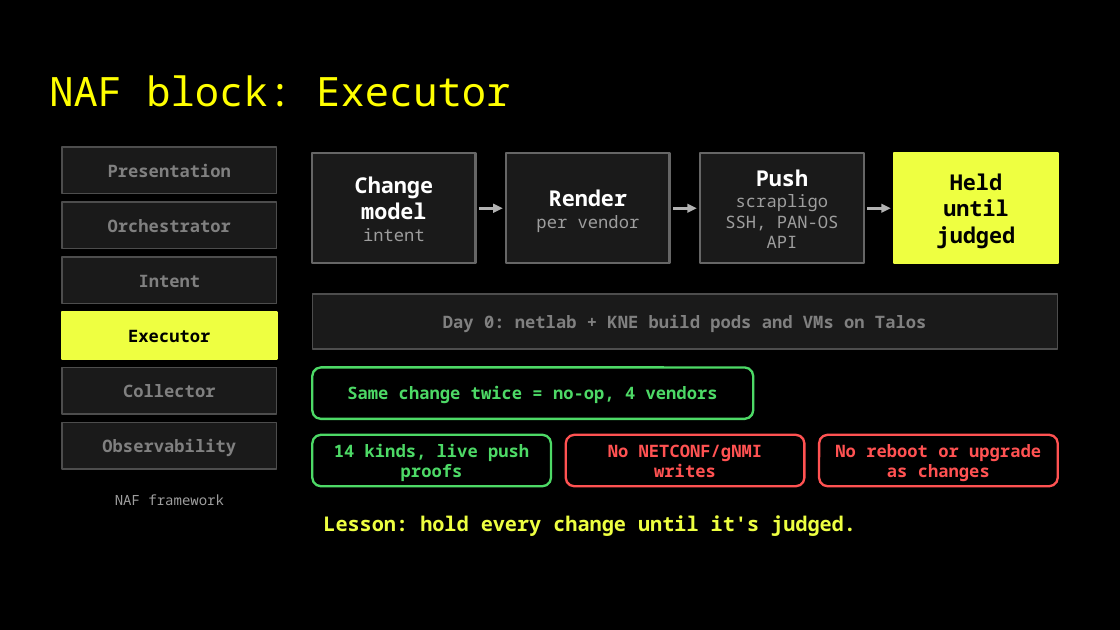
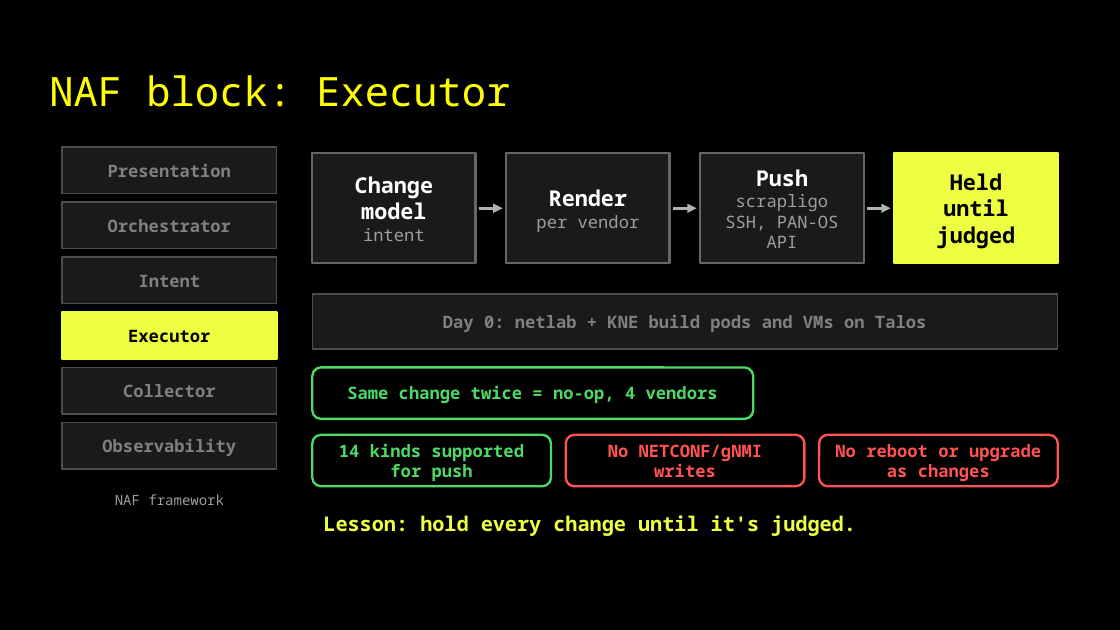
Before and after one commit to captainpacket/autocon6, a slide deck: slide 21 of slides/AC6_Every_Automation_Demo_Lies.pptx. Drawn at 1120x630 pixels with LibreOffice and Linux fonts; fonts in the diff are those of the drawing; background and template pictures are left out. Boxes give left, top, right and bottom in pixels: in the first picture for what was removed or moved away, otherwise in the second. Text is boxed around its words. In the diff, an @@ line names an element or a change of style, - is before the commit and + after.

```diff
--- a/slides/AC6_Every_Automation_Demo_Lies.pptx
+++ b/slides/AC6_Every_Automation_Demo_Lies.pptx
@@ text in rounded rectangle at bbox=[339, 443, 524, 481]: text changed @@
-14 kinds, live push proofs
+14 kinds supported for push
```
Also in this commit, not shown: 2 other files.
